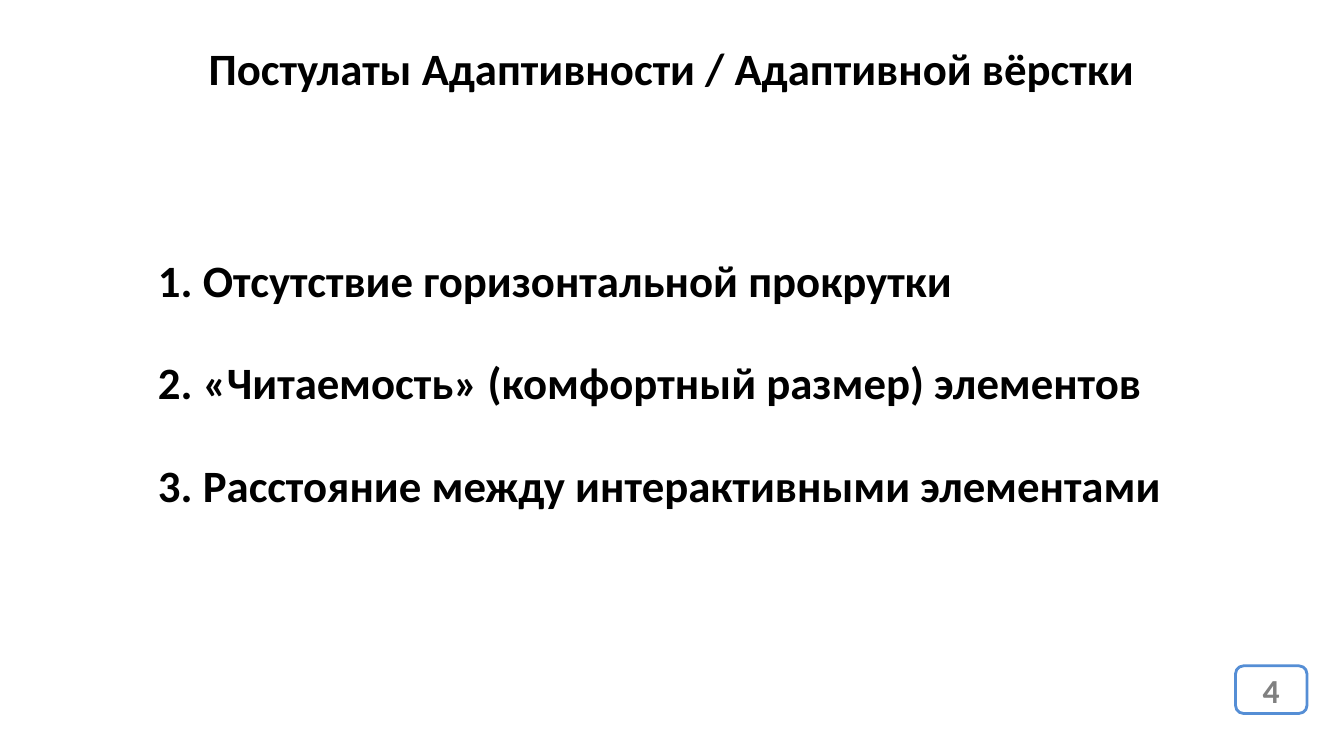
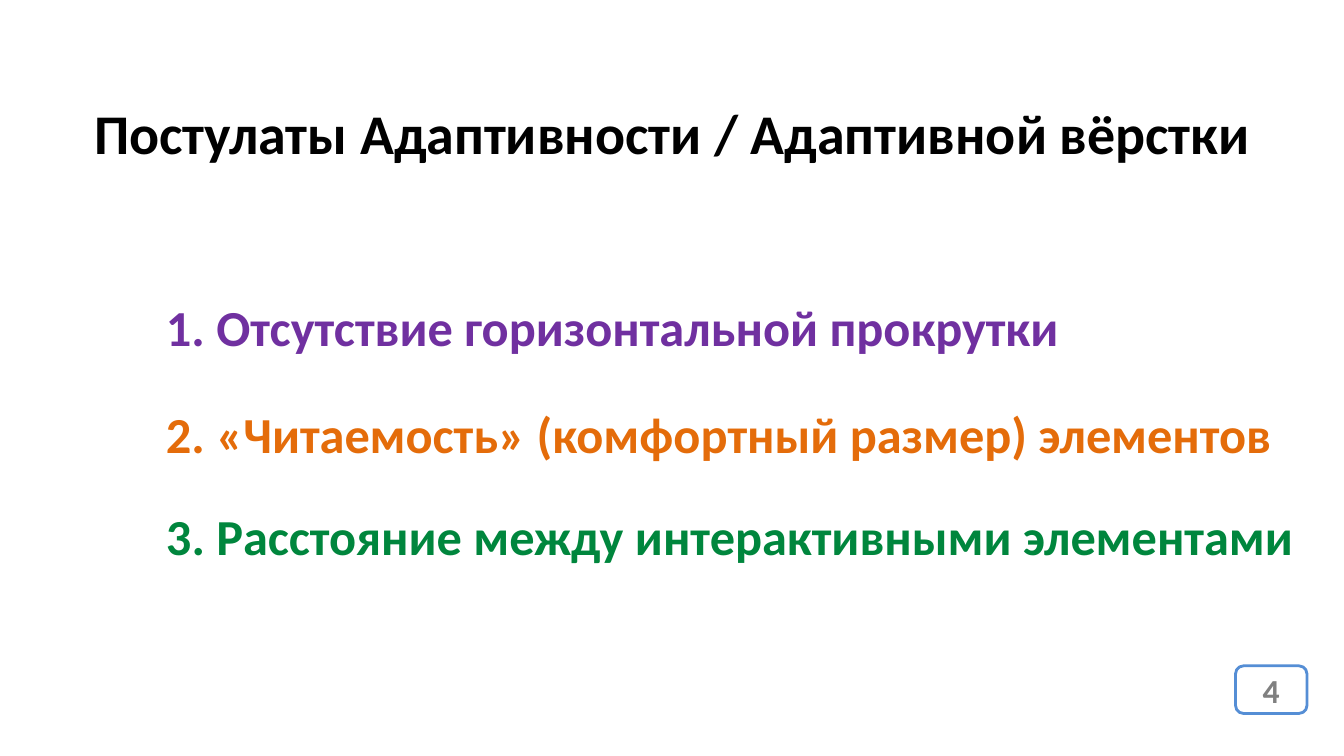
Before and after one commit to web35-ortdnipro/lesson13, a slide deck: slide 4 of lesson13.pptx. Drawn at 1344x756 pixels with LibreOffice and Linux fonts; fonts in the diff are those of the drawing. Boxes give left, top, right and bottom in pixels: in the first picture for what was removed or moved away, otherwise in the second. Text is boxed around its words. In the diff, an @@ line names an element or a change of style, - is before the commit and + after.

```diff
--- a/lesson13.pptx
+++ b/lesson13.pptx
@@ text "Постулаты Адаптивности / Адаптивной вёрстки" moved from (x1=209, y1=54, x2=1134, y2=93) to (x1=94, y1=115, x2=1250, y2=163) @@
@@ text "Постулаты Адаптивности / Адаптивной вёрстки" at (x1=94, y1=115, x2=1250, y2=163): size 32 to 40 pt @@
@@ text "1. Отсутствие горизонтальной прокрутки" moved from (x1=158, y1=266, x2=951, y2=304) to (x1=166, y1=311, x2=1059, y2=354) @@
@@ text "1. Отсутствие горизонтальной прокрутки" at (x1=166, y1=311, x2=1059, y2=354): size 32 to 36 pt, text colour #000000 to #7030A0 @@
@@ text "2. «Читаемость» (комфортный размер) элементов" moved from (x1=158, y1=366, x2=1141, y2=407) to (x1=166, y1=415, x2=1272, y2=461) @@
@@ text "2. «Читаемость» (комфортный размер) элементов" at (x1=166, y1=415, x2=1272, y2=461): size 32 to 36 pt, text colour #000000 to #E46C0A @@
@@ text "3. Расстояние между интерактивными элементами" moved from (x1=158, y1=472, x2=1160, y2=510) to (x1=166, y1=522, x2=1293, y2=563) @@
@@ text "3. Расстояние между интерактивными элементами" at (x1=166, y1=522, x2=1293, y2=563): size 32 to 36 pt, text colour #000000 to #00863D @@
```
Also in this commit, not shown: 1 other slide changed, 1 other file.
